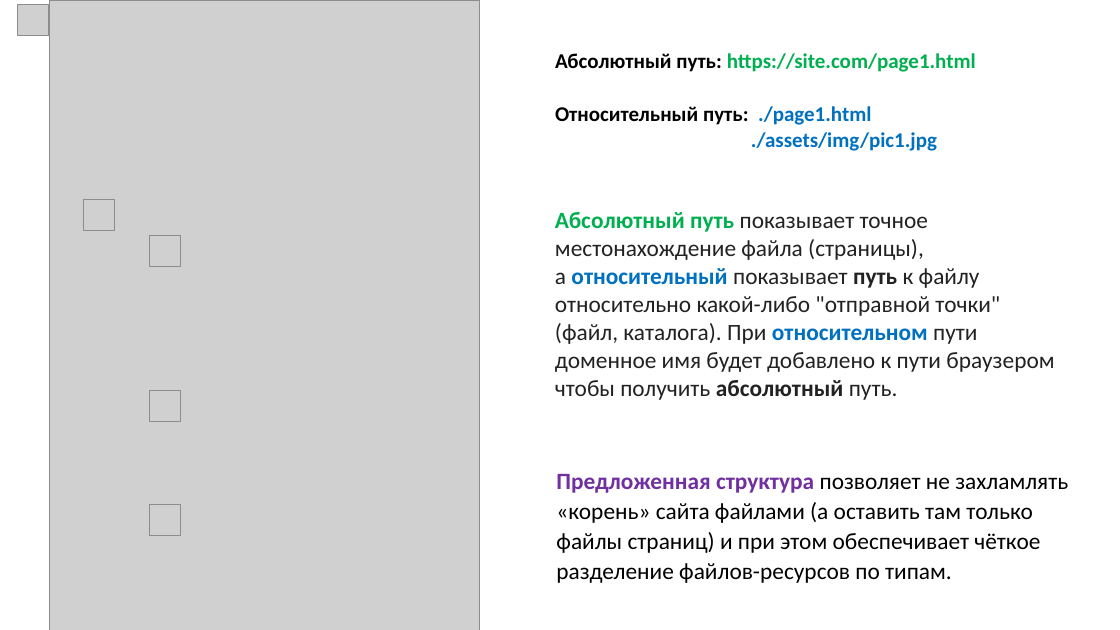
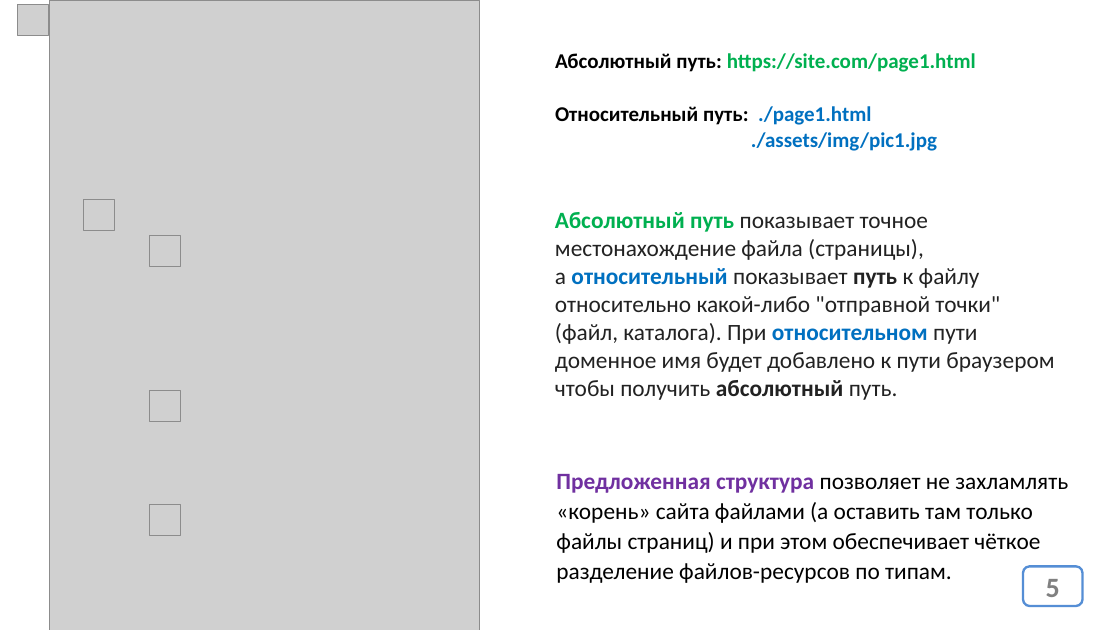
Before and after one commit to web43-ortdnipro/lesson02, a slide deck: slide 5 of lesson02.pptx. Drawn at 1120x630 pixels with LibreOffice and Linux fonts; fonts in the diff are those of the drawing; grey boxes stand for pictures. Boxes give left, top, right and bottom in pixels: in the first picture for what was removed or moved away, otherwise in the second. Text is boxed around its words. In the diff, an @@ line names an element or a change of style, - is before the commit and + after.

```diff
--- a/lesson02.pptx
+++ b/lesson02.pptx
@@ page number added at [1023,566,1083,606], fill #FFFFFF, outline #558ED5 2 pt, 24 pt, text #808080, bold @@
+5
```
Also in this commit, not shown: 1 other slide changed, 1 other file.
